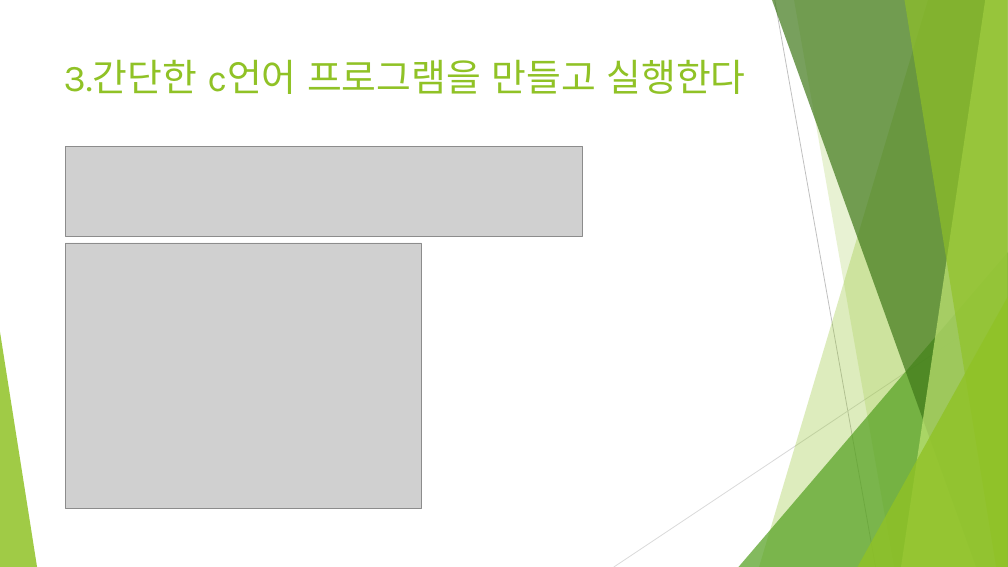
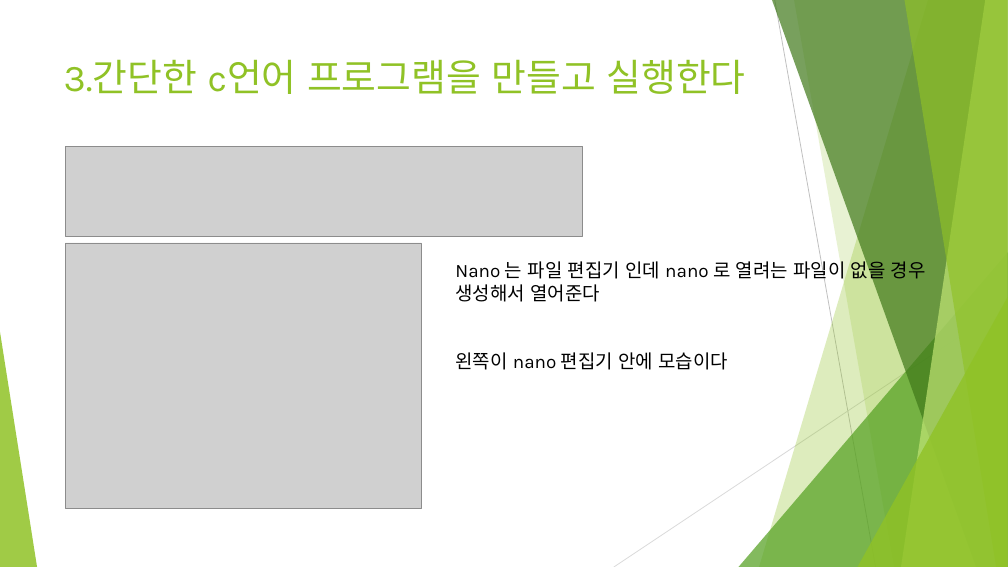
Before and after one commit to kjhes/embedded-, a slide deck: slide 4 of 어플리케이션환경구축.pptx. Drawn at 1008x567 pixels with LibreOffice and Linux fonts; fonts in the diff are those of the drawing; grey boxes stand for pictures. Boxes give left, top, right and bottom in pixels: in the first picture for what was removed or moved away, otherwise in the second. Text is boxed around its words. In the diff, an @@ line names an element or a change of style, - is before the commit and + after.

```diff
--- a/어플리케이션환경구축.pptx
+++ b/어플리케이션환경구축.pptx
@@ text added at box(455, 258, 926, 370), 18 pt, text #000000 @@
+Nano 는 파일 편집기 인데 nano 로 열려는 파일이 없을 경우
+생성해서 열어준다
+왼쪽이 nano 편집기 안에 모습이다
```
Also in this commit, not shown: 3 other slides changed, 1 slide added, 1 slide removed, 3 other files.
